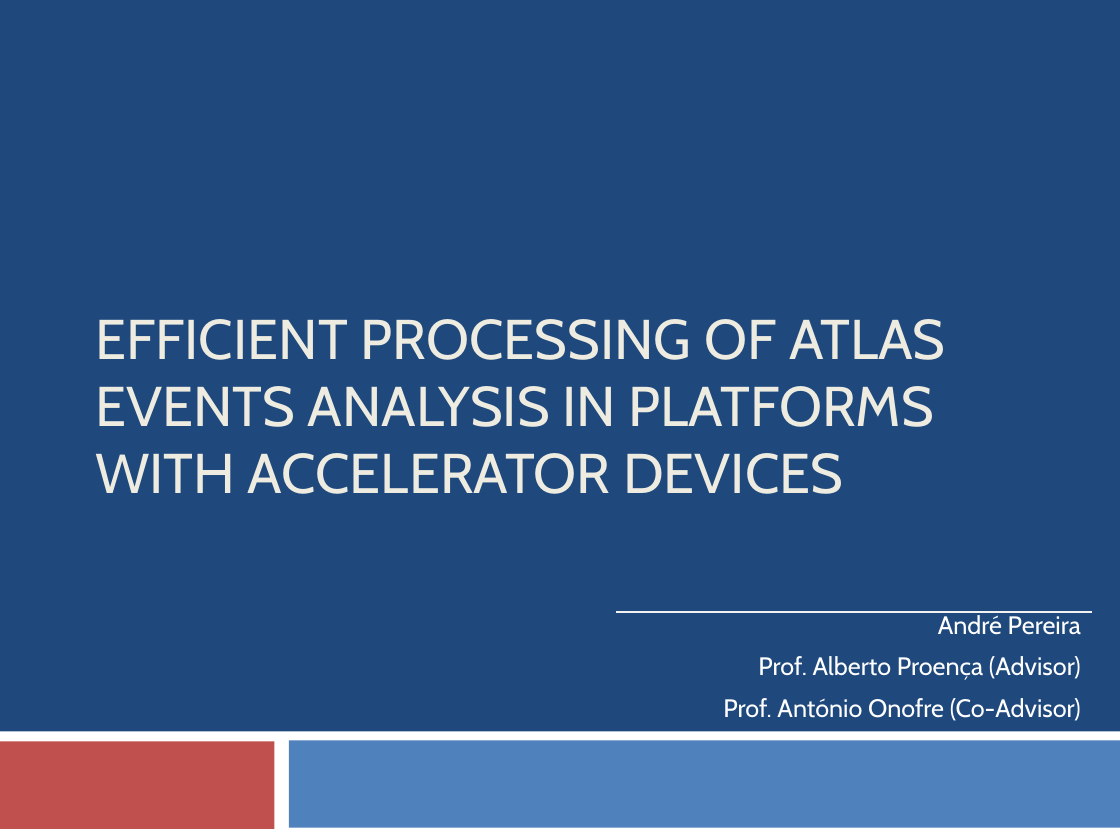
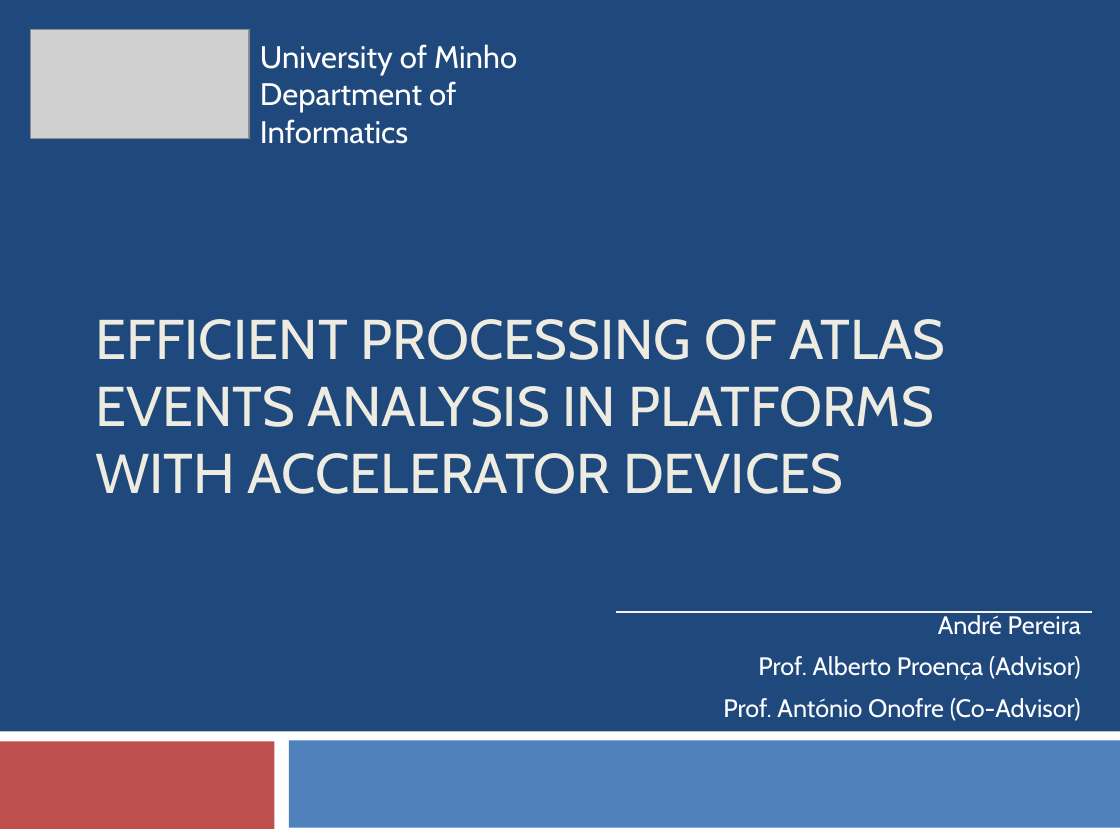
Before and after one commit to ampereira/mscthesis-liptool, a slide deck: slide 14 of doc/pre-thesis/presentation/pre-thesis_presentation.pptx (slide 12 before the commit). Drawn at 1120x840 pixels with LibreOffice and Linux fonts; fonts in the diff are those of the drawing; grey boxes stand for pictures. Boxes give left, top, right and bottom in pixels: in the first picture for what was removed or moved away, otherwise in the second. Text is boxed around its words. In the diff, an @@ line names an element or a change of style, - is before the commit and + after.

```diff
--- a/doc/pre-thesis/presentation/pre-thesis_presentation.pptx
+++ b/doc/pre-thesis/presentation/pre-thesis_presentation.pptx
@@ picture added at (30, 30, 249, 139) @@
@@ text added at (260, 44, 517, 144), 20 pt, text #FFFFFF @@
+University of Minho
+Department of Informatics
```
Also in this commit, not shown: 8 other slides changed, 4 slides added, 2 slides removed, 7 other files.
